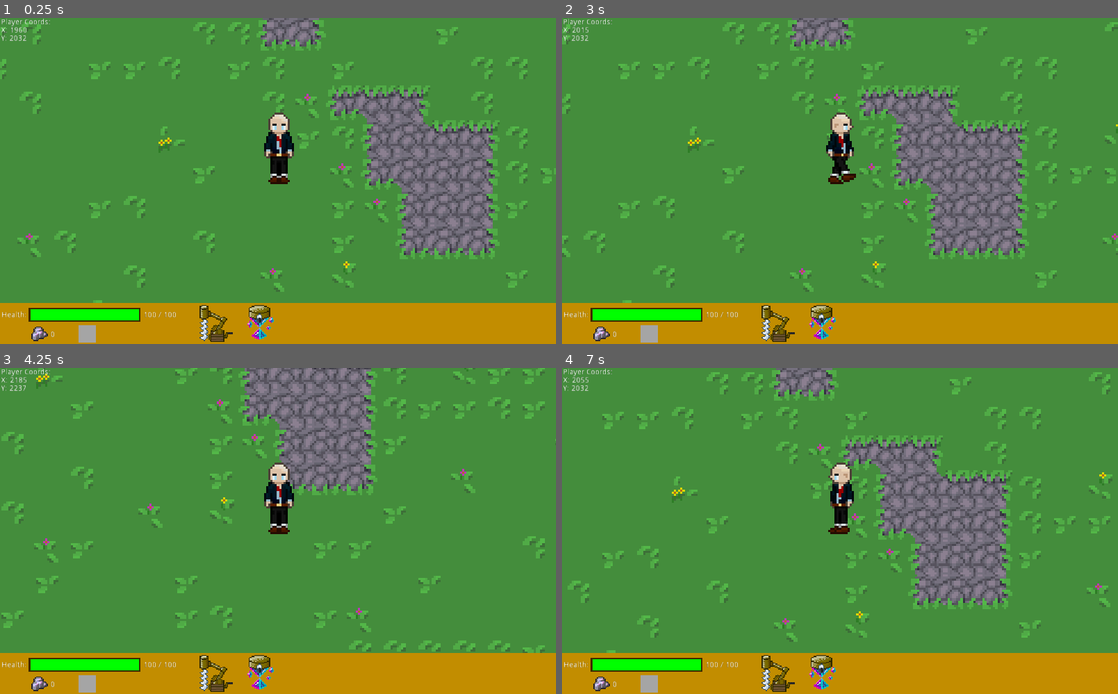
Above: before the commit, frames 1-4 (two rows, left to right).
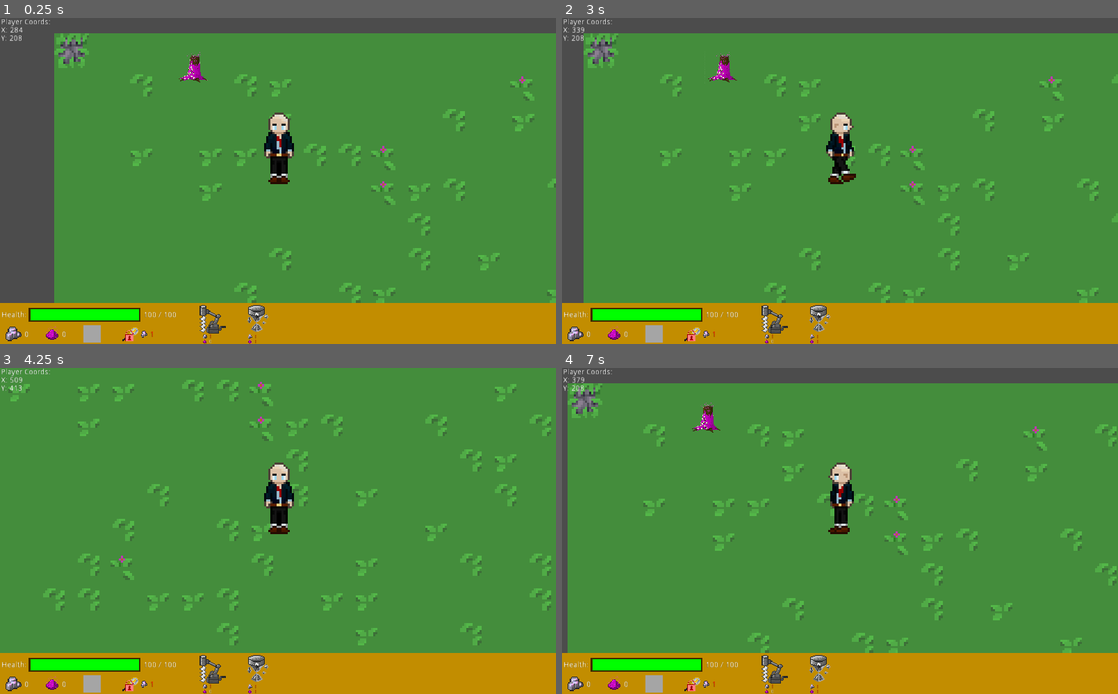
Above: after the commit, the same moments.

Repository: rakthalekk/CSC281-Project
Game: Godot game, scene res://src/Main.tscn
Two runs of this game, one before a commit and one after it. Both use one fixed random seed, a clock stepped at 60 frames per second and the inputs below. The engine's default icon, where the game draws it, is replaced by a stand-in: a white triangle on a blue panel in a dark square.
Inputs (mouse positions are in pixels of both pictures, inside the frame that each line leads up to):
- Up to frame 1 (0.25 s): no input
- Up to frame 2 (3 s): click (778, 324) at 0.52 s; click (689, 334) at 1.27 s; click (823, 321) at 2.02 s; tap Enter at 2.75 s; move the mouse to (606, 31) at 2.77 s; hold D (right) from 2.78 s (still down); hold E (create_drill, bound only before the commit) from 2.78 s (still down)
- Up to frame 3 (4.25 s): tap X (interact_key, bound only after the commit) at 3.05, 3.6 s; move the mouse to (166, 547) at 3.52 s; release D (right) at 3.53 s; release E (create_drill, bound only before the commit) at 3.53 s; hold S (down) from 3.53 s (still down); tap E (create_drill, bound only before the commit) at 3.8 s
- Up to frame 4 (7 s): move the mouse to (895, 459) at 4.27 s; release S (down) at 4.28 s; press the mouse at (895, 459) at 4.28 s; hold D (right) 4.28-5.03 s; tap X (interact_key, bound only after the commit) at 4.55, 6.05, 6.6 s; move the mouse to (812, 596) at 5.02 s; release the mouse at (812, 596) at 5.03 s; hold W (up) 5.03-5.78 s; tap E (create_drill, bound only before the commit) at 5.1, 6.8 s; move the mouse to (1006, 579) at 5.77 s; hold C (manual_mine) 5.78-6.53 s; hold A (left) from 5.78 s (still down); tap Escape (escape_key, bound only after the commit) at 6.4 s; move the mouse to (673, 482) at 6.52 s

The runs differ from the first frame. In frame 1, 30% of the frame differs, in the area x 0-100%, y 0-100%; in frame 2, 26%; in frame 3, 17%; in frame 4, 24%.

Commit message:
Added changes to hud to allow for implementation of fairy dust
* the swatter  lock will be red if the player can't afford to unlock it
* all resource values will be in red if the player cannot afford it
* they can't click/place them when they can't afford it
* the lock on the fairy swatter turns grey when it can be afforded, and clicking it will unlock it for the player
* the textures are grayed out if the player cannot afford them

Diff:
--- a/281-Project/project.godot
+++ b/281-Project/project.godot
@@ -95,14 +95,19 @@
 "events": [ Object(InputEventMouseButton,"resource_local_to_scene":false,"resource_name":"","device":0,"alt":false,"shi …(212 unchanged characters)…
  ]
 }
-create_drill={
-"deadzone": 0.5,
-"events": [ Object(InputEventKey,"resource_local_to_scene":false,"resource_name":"","device":0,"alt":false,"shift":false,"control":false,"meta":false,"command":false,"pressed":false,"scancode":0,"physical_scancode":69,"unicode":0,"echo":false,"script":null)
- ]
-}
 manual_mine={
 "deadzone": 0.5,
 "events": [ Object(InputEventKey,"resource_local_to_scene":false,"resource_name":"","device":0,"alt":false,"shift":false,"control":false,"meta":false,"command":false,"pressed":false,"scancode":0,"physical_scancode":67,"unicode":0,"echo":false,"script":null)
+ ]
+}
+escape_key={
+"deadzone": 0.5,
+"events": [ Object(InputEventKey,"resource_local_to_scene":false,"resource_name":"","device":0,"alt":false,"shift":false,"control":false,"meta":false,"command":false,"pressed":false,"scancode":0,"physical_scancode":16777217,"unicode":0,"echo":false,"script":null)
+ ]
+}
+interact_key={
+"deadzone": 0.5,
+"events": [ Object(InputEventKey,"resource_local_to_scene":false,"resource_name":"","device":0,"alt":false,"shift":false,"control":false,"meta":false,"command":false,"pressed":false,"scancode":0,"physical_scancode":88,"unicode":0,"echo":false,"script":null)
  ]
 }
 
--- /dev/null
+++ b/281-Project/src/Fairy Dust Tree.gd
@@ -0,0 +1,15 @@
+extends StaticBody2D
+
+var spawnedTexture = load("res://assets/Resources/Fairy Tree Dust.png")
+var cooldownTexture = load("res://assets/Resources/Fairy Tree.png")
+
+onready var sprite = $Sprite
+
+func _on_Respawn_Timer_timeout():
+	#print("SWITCHING TREE:")
+	if(sprite.texture == spawnedTexture):
+		#print("to cooldown tree")
+		sprite.texture = cooldownTexture
+	else:
+		#print("to spawned tree")
+		sprite.texture = spawnedTexture
--- /dev/null
+++ b/281-Project/src/Fairy Dust Tree.tscn
@@ -0,0 +1,25 @@
+[gd_scene load_steps=4 format=2]
+
+[ext_resource path="res://src/Fairy Dust Tree.gd" type="Script" id=1]
+[ext_resource path="res://assets/Resources/Fairy Tree DUST.png" type="Texture" id=2]
+
+[sub_resource type="RectangleShape2D" id=1]
+extents = Vector2( 18.5, 11.5 )
+
+[node name="Fairy Dust Tree" type="StaticBody2D"]
+collision_layer = 16
+collision_mask = 16
+script = ExtResource( 1 )
+
+[node name="CollisionShape2D" type="CollisionShape2D" parent="."]
+position = Vector2( 1, 12 )
+shape = SubResource( 1 )
+
+[node name="Sprite" type="Sprite" parent="."]
+scale = Vector2( 0.075, 0.075 )
+texture = ExtResource( 2 )
+
+[node name="Respawn Timer" type="Timer" parent="."]
+autostart = true
+
+[connection signal="timeout" from="Respawn Timer" to="." method="_on_Respawn_Timer_timeout"]
--- a/281-Project/src/Global.gd
+++ b/281-Project/src/Global.gd
@@ -2,5 +2,10 @@
 
 var selected_structure = null
 
+#HUD Item Costs [unobtainium cost, fairy dust cost]
+var fairySwatterCost = [1,0]
+var unobtainiumDrillCost = [1,0]
+var magicTurretCost = [1,1]
+
 func reset_level():
 	get_tree().change_scene("res://src/Main.tscn")
--- a/281-Project/src/HUD.gd
+++ b/281-Project/src/HUD.gd
@@ -1,9 +1,38 @@
 extends CanvasLayer
-
 
 const DRILL_IMG = preload("res://assets/Resources/drillcursor.png")
 const TURRET_IMG = preload("res://assets/Resources/turretcursor.png")
 
+# Signal transmitted when the user unlocks the fairy swatter
+signal unlocked_fairy_swatter
+# Signal transmitted when the user has purchased something
+signal just_purchased
+
+# Stored player stats
+var hudUnobtainiumCount = 0
+var hudFairyDustCount = 0
+
+# Misc Constants for HUD
+onready var cooldownDisplay = $"Mining Display/Cooldown Display"
+onready var miningTime = $"Mining Display/Mining Time"
+
+# Constants for invalidPrices
+onready var fairySwatterLock = $"Fairy Swatter/Fairy Swatter Lock"
+onready var fairySwatterCostObj = $"Fairy Swatter/Cost Object"
+onready var fairySwatterUCost = $"Fairy Swatter/Cost Object/Cost Number"
+onready var drillItem = $"Drill Item"
+onready var turretItem = $"Turret Item"
+
+
+func _ready():
+	# Set price text box of fairy swatter
+	$"Fairy Swatter/Cost Object/Cost Number".set_text(str(Global.fairySwatterCost[0]))
+
+func _unhandled_input(event):
+	if(event.is_action_pressed("escape_key")):
+		if(Global.selected_structure != null):
+			Input.set_custom_mouse_cursor(null)
+			Global.selected_structure = null
 
 func _on_Player_player_stats_changed(var player):
 	$"Health Bar/Bar".rect_size.x = 200 * player.health / player.max_health
@@ -11,6 +40,69 @@
 	$"Health Bar/Number Label".set_text(str(player.health) + " / " + str(player.max_health))
 
 	$"Unobtainium Display/Number".set_text(str(player.unobtainiumCount))
+	hudUnobtainiumCount = player.unobtainiumCount
+
+	$"Fairy Dust Display/Number".set_text(str(player.fairyDustCount))
+	hudFairyDustCount = player.fairyDustCount
+
+	invalidPrices()
+
+func invalidPrices():
+	# Check price of fairy swatter - changes to red lock and red text if cannot unlock
+	if(hudUnobtainiumCount < Global.fairySwatterCost[0] || hudFairyDustCount < Global.fairySwatterCost[1]):
+		fairySwatterLock.texture_normal = load("res://assets/Resources/Red Lock Icon.png")
+		fairySwatterUCost.set_text("")
+		fairySwatterUCost.push_color(Color(1,0,0,1))
+		fairySwatterUCost.append_bbcode(str(Global.fairySwatterCost[0]))
+		fairySwatterUCost.pop()
+	else:
+		fairySwatterLock.texture_normal = load("res://assets/Resources/Lock Icon.png")
+		fairySwatterUCost.set_text("")
+		fairySwatterUCost.push_color(Color(1,1,1,1))
+		fairySwatterUCost.append_bbcode(str(Global.fairySwatterCost[0]))
+		fairySwatterUCost.pop()
+
+	cantAfford(drillItem,Global.unobtainiumDrillCost,"res://assets/Structures/drillupscaled.png","res://assets/Structures/drillupscaled grayscale.png")
+	cantAfford(turretItem,Global.magicTurretCost,"res://assets/Structures/turret.png","res://assets/Structures/turret grayscale.png")
+
+
+
+func cantAfford(parentItem, globalCost, normalTexture, lockedTexture):
+	if(hudUnobtainiumCount < globalCost[0] || hudFairyDustCount < globalCost[1]):
+		parentItem.disabled = true
+		parentItem.texture_normal = load(lockedTexture)
+		if(hudUnobtainiumCount < globalCost[0]):
+			parentItem.get_node("Unobtainium Cost").get_node("Cost Number").set_text("")
+			parentItem.get_node("Unobtainium Cost").get_node("Cost Number").push_color(Color(1,0,0,1))
+			parentItem.get_node("Unobtainium Cost").get_node("Cost Number").append_bbcode(str(globalCost[0]))
+			parentItem.get_node("Unobtainium Cost").get_node("Cost Number").pop()
+		else:
+			parentItem.get_node("Unobtainium Cost").get_node("Cost Number").set_text("")
+			parentItem.get_node("Unobtainium Cost").get_node("Cost Number").push_color(Color(1,1,1,1))
+			parentItem.get_node("Unobtainium Cost").get_node("Cost Number").append_bbcode(str(globalCost[0]))
+			parentItem.get_node("Unobtainium Cost").get_node("Cost Number").pop()
+
+		if(hudFairyDustCount < globalCost[1]):
+			parentItem.get_node("Fairy Dust Cost").get_node("Cost Number").set_text("")
+			parentItem.get_node("Fairy Dust Cost").get_node("Cost Number").push_color(Color(1,0,0,1))
+			parentItem.get_node("Fairy Dust Cost").get_node("Cost Number").append_bbcode(str(globalCost[1]))
+			parentItem.get_node("Fairy Dust Cost").get_node("Cost Number").pop()
+		else:
+			parentItem.get_node("Fairy Dust Cost").get_node("Cost Number").set_text("")
+			parentItem.get_node("Fairy Dust Cost").get_node("Cost Number").push_color(Color(1,1,1,1))
+			parentItem.get_node("Fairy Dust Cost").get_node("Cost Number").append_bbcode(str(globalCost[1]))
+			parentItem.get_node("Fairy Dust Cost").get_node("Cost Number").pop()
+	else:
+		parentItem.disabled = false
+		parentItem.texture_normal = load(normalTexture)
+		parentItem.get_node("Unobtainium Cost").get_node("Cost Number").set_text("")
+		parentItem.get_node("Unobtainium Cost").get_node("Cost Number").push_color(Color(1,1,1,1))
+		parentItem.get_node("Unobtainium Cost").get_node("Cost Number").append_bbcode(str(globalCost[0]))
+		parentItem.get_node("Unobtainium Cost").get_node("Cost Number").pop()
+		parentItem.get_node("Fairy Dust Cost").get_node("Cost Number").set_text("")
+		parentItem.get_node("Fairy Dust Cost").get_node("Cost Number").push_color(Color(1,1,1,1))
+		parentItem.get_node("Fairy Dust Cost").get_node("Cost Number").append_bbcode(str(globalCost[1]))
+		parentItem.get_node("Fairy Dust Cost").get_node("Cost Number").pop()
 
 func _on_Drill_Item_toggled(button_pressed):
 	if Global.selected_structure != "drill":
@@ -32,8 +124,19 @@
 
 func _on_Player_is_manual_mining(var player):
 	if(player.manual_mining_timer.time_left == 0):
-		$"Mining Display/Cooldown Display".set_frame_color(Color(0.65,0.65,0.65,1))
-		$"Mining Display/Mining Time".set_text("")
+		cooldownDisplay.set_frame_color(Color(0.65,0.65,0.65,1))
+		miningTime.set_text("")
 	else:
-		$"Mining Display/Cooldown Display".set_frame_color(Color(0.65,0.65,0.65,sqrt(player.manual_mining_timer.time_left/player.manual_mining_time)))
-		$"Mining Display/Mining Time".set_text(str(player.manual_mining_timer.time_left))
+		cooldownDisplay.set_frame_color(Color(0.65,0.65,0.65,sqrt(player.manual_mining_timer.time_left/player.manual_mining_time)))
+		miningTime.set_text(str(stepify(player.manual_mining_timer.time_left,0.01)))
+
+
+func _on_Fairy_Swatter_Lock_pressed():
+	if(hudUnobtainiumCount >= Global.fairySwatterCost[0] && hudFairyDustCount >= Global.fairySwatterCost[1]):
+		hudUnobtainiumCount -= Global.fairySwatterCost[0]
+		hudFairyDustCount -= Global.fairySwatterCost[1]
+		fairySwatterLock.disabled = true
+		fairySwatterLock.visible = false
+		fairySwatterCostObj.visible = false
+		emit_signal("unlocked_fairy_swatter", true)
+		emit_signal("just_purchased", hudUnobtainiumCount, hudFairyDustCount);
--- a/281-Project/src/HUD.tscn
+++ b/281-Project/src/HUD.tscn
@@ -1,10 +1,13 @@
-[gd_scene load_steps=6 format=2]
+[gd_scene load_steps=9 format=2]
 
 [ext_resource path="res://assets/Structures/turret.png" type="Texture" id=1]
 [ext_resource path="res://assets/Resources/ore.png" type="Texture" id=2]
 [ext_resource path="res://src/Player Coordinates.gd" type="Script" id=3]
+[ext_resource path="res://assets/Resources/Fairy Dust.png" type="Texture" id=4]
 [ext_resource path="res://assets/Structures/drillupscaled.png" type="Texture" id=5]
+[ext_resource path="res://assets/Resources/Fairy Swatter.png" type="Texture" id=6]
 [ext_resource path="res://src/HUD.gd" type="Script" id=7]
+[ext_resource path="res://assets/Resources/Lock Icon.png" type="Texture" id=8]
 
 [node name="HUD" type="CanvasLayer"]
 script = ExtResource( 7 )
@@ -34,18 +37,113 @@
 margin_top = 528.0
 margin_right = 504.0
 margin_bottom = 680.0
-rect_scale = Vector2( 0.45, 0.45 )
+rect_scale = Vector2( 0.35, 0.35 )
 toggle_mode = true
 texture_normal = ExtResource( 5 )
+__meta__ = {
+"_edit_use_anchors_": false
+}
+
+[node name="Unobtainium Cost" type="TextureRect" parent="Drill Item"]
+margin_left = 14.2858
+margin_top = 154.286
+margin_right = 78.2858
+margin_bottom = 218.286
+rect_scale = Vector2( 0.4, 0.4 )
+texture = ExtResource( 2 )
+__meta__ = {
+"_edit_use_anchors_": false
+}
+
+[node name="Cost Number" type="RichTextLabel" parent="Drill Item/Unobtainium Cost"]
+margin_left = 85.0
+margin_right = 149.0
+margin_bottom = 12.0
+rect_scale = Vector2( 5, 5 )
+text = "###"
+scroll_active = false
+__meta__ = {
+"_edit_use_anchors_": false
+}
+
+[node name="Fairy Dust Cost" type="TextureRect" parent="Drill Item"]
+margin_left = 14.2858
+margin_top = 180.0
+margin_right = 78.2858
+margin_bottom = 244.0
+rect_scale = Vector2( 0.4, 0.4 )
+texture = ExtResource( 4 )
+expand = true
+__meta__ = {
+"_edit_use_anchors_": false
+}
+
+[node name="Cost Number" type="RichTextLabel" parent="Drill Item/Fairy Dust Cost"]
+margin_left = 85.0
+margin_right = 149.0
+margin_bottom = 12.0
+rect_scale = Vector2( 5, 5 )
+text = "###"
+scroll_active = false
+__meta__ = {
+"_edit_use_anchors_": false
+}
 
 [node name="Turret Item" type="TextureButton" parent="."]
 margin_left = 456.0
 margin_top = 528.0
 margin_right = 520.0
 margin_bottom = 592.0
-rect_scale = Vector2( 0.45, 0.45 )
+rect_scale = Vector2( 0.35, 0.35 )
 toggle_mode = true
 texture_normal = ExtResource( 1 )
+__meta__ = {
+"_edit_use_anchors_": false
+}
+
+[node name="Unobtainium Cost" type="TextureRect" parent="Turret Item"]
+margin_top = 154.286
+margin_right = 64.0
+margin_bottom = 218.286
+rect_rotation = 0.298413
+rect_scale = Vector2( 0.4, 0.4 )
+texture = ExtResource( 2 )
+__meta__ = {
+"_edit_use_anchors_": false
+}
+
+[node name="Cost Number" type="RichTextLabel" parent="Turret Item/Unobtainium Cost"]
+margin_left = 85.0
+margin_right = 149.0
+margin_bottom = 12.0
+rect_scale = Vector2( 5, 5 )
+text = "###"
+scroll_active = false
+__meta__ = {
+"_edit_use_anchors_": false
+}
+
+[node name="Fairy Dust Cost" type="TextureRect" parent="Turret Item"]
+margin_top = 180.0
+margin_right = 64.0
+margin_bottom = 244.0
+rect_scale = Vector2( 0.4, 0.4 )
+texture = ExtResource( 4 )
+expand = true
+__meta__ = {
+"_edit_use_anchors_": false
+}
+
+[node name="Cost Number" type="RichTextLabel" parent="Turret Item/Fairy Dust Cost"]
+margin_left = 85.0
+margin_right = 149.0
+margin_bottom = 12.0
+rect_scale = Vector2( 5, 5 )
+text = "###"
+scroll_active = false
+__meta__ = {
+"_edit_use_anchors_": false
+}
 
 [node name="Health Bar" type="ColorRect" parent="."]
 margin_left = 53.0
@@ -89,9 +187,9 @@
 }
 
 [node name="Unobtainium Display" type="TextureRect" parent="."]
-margin_left = 56.0
+margin_left = 8.0
 margin_top = 568.0
-margin_right = 376.0
+margin_right = 328.0
 margin_bottom = 848.0
 rect_scale = Vector2( 0.1, 0.1 )
 texture = ExtResource( 2 )
@@ -108,11 +206,38 @@
 rect_scale = Vector2( 10, 10 )
 text = "###"
 scroll_active = false
+__meta__ = {
+"_edit_use_anchors_": false
+}
+
+[node name="Fairy Dust Display" type="TextureRect" parent="."]
+margin_left = 80.0001
+margin_top = 568.0
+margin_right = 400.0
+margin_bottom = 848.0
+rect_scale = Vector2( 0.1, 0.1 )
+texture = ExtResource( 4 )
+expand = true
+__meta__ = {
+"_edit_use_anchors_": false
+}
+
+[node name="Number" type="RichTextLabel" parent="Fairy Dust Display"]
+margin_left = 340.0
+margin_top = 80.0
+margin_right = 404.0
+margin_bottom = 92.0
+rect_scale = Vector2( 10, 10 )
+text = "###"
+scroll_active = false
+__meta__ = {
+"_edit_use_anchors_": false
+}
 
 [node name="Mining Display" type="TextureRect" parent="."]
-margin_left = 144.0
+margin_left = 152.0
 margin_top = 568.0
-margin_right = 464.0
+margin_right = 472.0
 margin_bottom = 848.0
 rect_scale = Vector2( 0.1, 0.1 )
 texture = ExtResource( 2 )
@@ -129,6 +254,9 @@
 rect_scale = Vector2( 10, 10 )
 text = "###"
 scroll_active = false
+__meta__ = {
+"_edit_use_anchors_": false
+}
 
 [node name="Cooldown Display" type="ColorRect" parent="Mining Display"]
 margin_left = 10.0
@@ -140,5 +268,48 @@
 "_edit_use_anchors_": false
 }
 
+[node name="Fairy Swatter" type="TextureRect" parent="."]
+margin_left = 224.0
+margin_top = 568.0
+margin_right = 544.0
+margin_bottom = 848.0
+rect_scale = Vector2( 0.1, 0.1 )
+texture = ExtResource( 6 )
+expand = true
+__meta__ = {
+"_edit_use_anchors_": false
+}
+
+[node name="Fairy Swatter Lock" type="TextureButton" parent="Fairy Swatter"]
+margin_right = 320.0
+margin_bottom = 280.0
+texture_normal = ExtResource( 8 )
+__meta__ = {
+"_edit_use_anchors_": false
+}
+
+[node name="Cost Object" type="TextureRect" parent="Fairy Swatter"]
+margin_left = 350.0
+margin_top = 80.0
+margin_right = 414.0
+margin_bottom = 144.0
+rect_scale = Vector2( 2, 2 )
+texture = ExtResource( 2 )
+__meta__ = {
+"_edit_use_anchors_": false
+}
+
+[node name="Cost Number" type="RichTextLabel" parent="Fairy Swatter/Cost Object"]
+margin_left = 85.0
+margin_right = 149.0
+margin_bottom = 12.0
+rect_scale = Vector2( 5, 5 )
+text = "###"
+scroll_active = false
+__meta__ = {
+"_edit_use_anchors_": false
+}
+
 [connection signal="toggled" from="Drill Item" to="." method="_on_Drill_Item_toggled"]
 [connection signal="toggled" from="Turret Item" to="." method="_on_Turret_Item_toggled"]
+[connection signal="pressed" from="Fairy Swatter/Fairy Swatter Lock" to="." method="_on_Fairy_Swatter_Lock_pressed"]
--- a/281-Project/src/Main.tscn
+++ b/281-Project/src/Main.tscn
@@ -8,6 +8,7 @@
 [ext_resource path="res://src/Player.tscn" type="PackedScene" id=6]
 [ext_resource path="res://assets/Map Elements/Tilesheet/tilesettest.png" type="Texture" id=7]
 [ext_resource path="res://src/BunnySpawner.gd" type="Script" id=8]
+[ext_resource path="res://src/Fairy Dust Tree.tscn" type="PackedScene" id=9]
 
 [sub_resource type="NavigationPolygon" id=2]
 vertices = PoolVector2Array( 0, 0, 64, 0, 64, 64, 0, 64 )
@@ -350,7 +351,7 @@
 [node name="Entities" type="YSort" parent="."]
 
 [node name="Player" parent="Entities" instance=ExtResource( 6 )]
-position = Vector2( 1960, 2032 )
+position = Vector2( 284, 208 )
 
 [node name="EnemyManager" type="YSort" parent="Entities"]
 
@@ -371,6 +372,11 @@
 wait_time = 0.2
 autostart = true
 
+[node name="Fairy Dust Tree" parent="." instance=ExtResource( 9 )]
+position = Vector2( 128, 0 )
+
+[connection signal="just_purchased" from="HUD" to="Entities/Player" method="_on_HUD_just_purchased"]
+[connection signal="unlocked_fairy_swatter" from="HUD" to="Entities/Player" method="_on_HUD_unlocked_fairy_swatter"]
 [connection signal="spawn_bunny" from="BunnySpawner" to="." method="_on_BunnySpawner_spawn_bunny"]
 [connection signal="timeout" from="BunnySpawner/Timer" to="BunnySpawner" method="_on_Timer_timeout"]
 [connection signal="spawn_bunny" from="BunnySpawner2" to="." method="_on_BunnySpawner_spawn_bunny"]
--- a/281-Project/src/Player.gd
+++ b/281-Project/src/Player.gd
@@ -1,12 +1,15 @@
 class_name Player
 extends KinematicBody2D
 
+# Universal Vars for the Player
 export(int) var run_speed = 300
 export(int) var knockback_speed = 400
 export(int) var dmg = 10
 export(int) var max_health = 100
 export(int) var manual_mining_time = 5
+export var onTile = "None"
 
+# Player Signals
 signal make_bullet
 signal create_drill
 signal action_pressed_test
@@ -17,6 +20,8 @@
 signal player_stats_changed
 # Used to show when the player is mining
 signal is_manual_mining
+# Used to show when the player is interacting
+signal is_interacting
 
 #onready var gun_tip = $GunTip
 onready var anim_player = $AnimationPlayer
@@ -43,7 +48,9 @@
 var prevFDCount : int = fairyDustCount
 var prevHealth : int = health
 
-export var onTile = "None"
+# Used to check whether the player has specific things
+var hasFairySwatter = false
+
 #Tiles accounted for:
 """
 ID	||	NAME   ||	Reference
@@ -92,7 +99,6 @@
 
 	# Handles Manual Mining
 	if(manual_mining):
-		#print("TEST: " + str($ManualMiningTimer.time_left))
 		if(onTile == "Unobtainium" && $ManualMiningTimer.time_left == 0):
 			$ManualMiningTimer.start(manual_mining_time)
 		if(onTile != "Unobtainium"):
@@ -107,6 +113,8 @@
 	#Manual Mining
 	if (event.is_action_pressed("manual_mine")):
 		manual_mining = true
+	if (event.is_action_pressed("interact_key")):
+		emit_signal("is_interacting", self)
 	#Stop mining when key is released
 	if (event.is_action_released("manual_mine")):
 		manual_mining = false
@@ -179,3 +187,13 @@
 
 func _on_ManualMiningTimer_timeout():
 	unobtainiumCount += 1;
+
+
+func _on_HUD_unlocked_fairy_swatter():
+	hasFairySwatter = true;
+
+
+func _on_HUD_just_purchased(hudUnobtainiumCount, hudFairyDustCount):
+	unobtainiumCount = hudUnobtainiumCount
+	fairyDustCount = hudFairyDustCount
+	emit_signal("player_stats_changed", self)
Binary file added: 281-Project/assets/Resources/Fairy Dust.png
Not shown, added: 281-Project/assets/Resources/Fairy Dust.png.import
Binary file added: 281-Project/assets/Resources/Fairy Swatter.png
Not shown, added: 281-Project/assets/Resources/Fairy Swatter.png.import
Binary file added: 281-Project/assets/Resources/Fairy Tree DUST.png
Not shown, added: 281-Project/assets/Resources/Fairy Tree DUST.png.import
Binary file added: 281-Project/assets/Resources/Fairy Tree.png
Not shown, added: 281-Project/assets/Resources/Fairy Tree.png.import
Binary file added: 281-Project/assets/Resources/Lock Icon.png
Not shown, added: 281-Project/assets/Resources/Lock Icon.png.import
Binary file added: 281-Project/assets/Resources/Red Lock Icon.png
Not shown, added: 281-Project/assets/Resources/Red Lock Icon.png.import
(and 5 more such lines)
